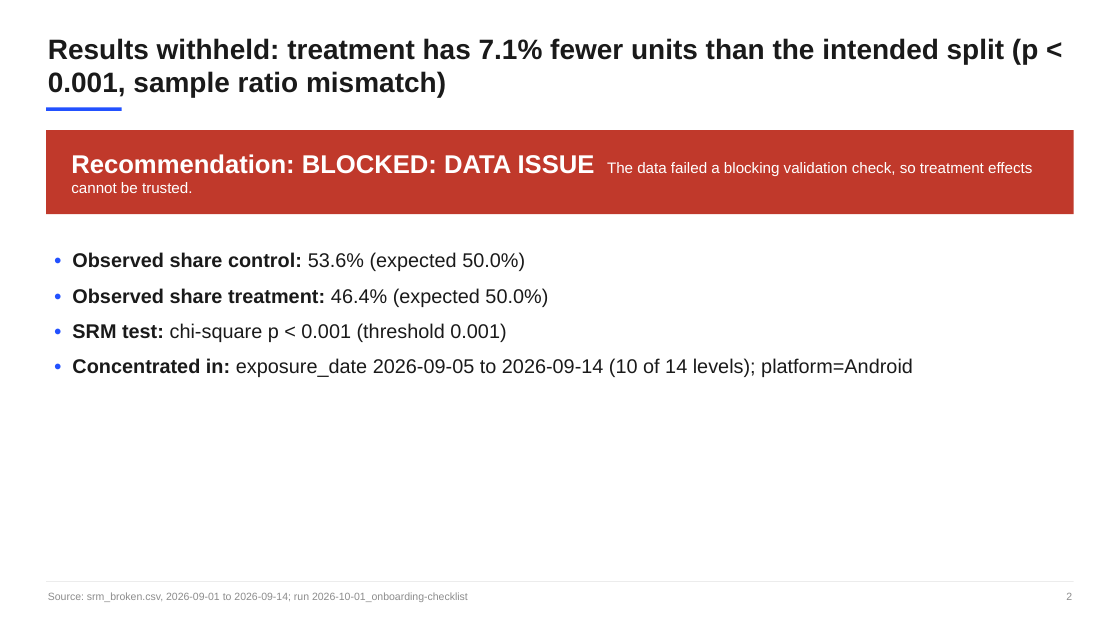
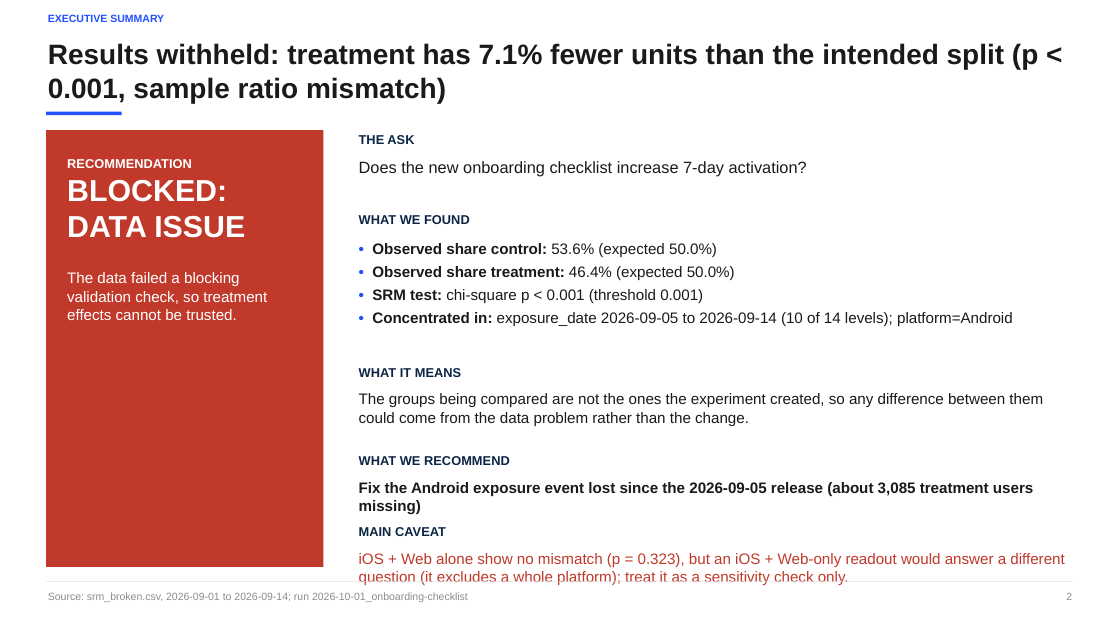
Before and after one commit to rohittiwari001/A-B-Testing-using-Claude-Code, a slide deck: slide 2 of runs/2026-10-01_onboarding-checklist/deck.pptx. Drawn at 1120x630 pixels with LibreOffice and Linux fonts; fonts in the diff are those of the drawing. Boxes give left, top, right and bottom in pixels: in the first picture for what was removed or moved away, otherwise in the second. Text is boxed around its words. In the diff, an @@ line names an element or a change of style, - is before the commit and + after.

```diff
--- a/runs/2026-10-01_onboarding-checklist/deck.pptx
+++ b/runs/2026-10-01_onboarding-checklist/deck.pptx
@@ text added at [48, 14, 164, 22], 9 pt, text #2251FF, bold @@
+EXECUTIVE SUMMARY
@@ text "Results withheld: treatment has 7.1% ...": place and size @@
-text "Results withheld: treatment has 7.1% ..." at [48, 38, 1038, 97]
+text "Results withheld: treatment has 7.1% ..." at [48, 43, 1038, 103]
@@ rectangle: place and size @@
-rectangle at [46, 108, 122, 111]
+rectangle at [46, 112, 122, 115]
@@ rectangle "RECOMMENDATION": place and size @@
-rectangle "RECOMMENDATION" at [46, 130, 1074, 214]
+rectangle "RECOMMENDATION" at [46, 130, 323, 567]
@@ rectangle "RECOMMENDATION" at [46, 130, 323, 567]: vertical alignment middle to top @@
@@ text added at [359, 135, 414, 144], 11 pt, text #0B2545, bold @@
+THE ASK
@@ text in rectangle at [67, 159, 267, 320]: text changed @@
-Recommendation: BLOCKED: DATA ISSUE The data failed a blocking validation check, so treatment effects cannot be trusted.
+RECOMMENDATION
+BLOCKED: DATA ISSUE
+The data failed a blocking validation check, so treatment effects cannot be trusted.
@@ text added at [359, 161, 807, 177], 14 pt, text #1A1A1A @@
+Does the new onboarding checklist increase 7-day activation?
@@ text "• Observed share control: 53.6% ...": place and size @@
-text "• Observed share control: 53.6% ..." at [72, 252, 913, 377]
+text "• Observed share control: 53.6% ..." at [372, 243, 1013, 326]
@@ text "• Observed share control: 53.6% ..." at [372, 243, 1013, 326]: size 17 to 13 pt; less space between paragraphs @@
@@ text added at [359, 215, 470, 224], 11 pt, text #0B2545, bold @@
+WHAT WE FOUND
@@ text added at [359, 368, 461, 377], 11 pt, text #0B2545, bold @@
+WHAT IT MEANS
@@ text added at [359, 393, 1043, 426], 13 pt, text #1A1A1A @@
+The groups being compared are not the ones the experiment created, so any difference between them could come from the data problem rather than the change.
@@ text added at [359, 456, 510, 465], 11 pt, text #0B2545, bold @@
+WHAT WE RECOMMEND
@@ text added at [359, 482, 1033, 514], 13 pt, text #1A1A1A, bold @@
+Fix the Android exposure event lost since the 2026-09-05 release (about 3,085 treatment users missing)
@@ text added at [359, 527, 446, 536], 11 pt, text #0B2545, bold @@
+MAIN CAVEAT
@@ text added at [359, 553, 1064, 585], 13 pt, text #C0392B @@
+iOS + Web alone show no mismatch (p = 0.323), but an iOS + Web-only readout would answer a different question (it excludes a whole platform); treat it as a sensitivity check only.
```
Also in this commit, not shown: 4 other slides changed, 5 slides added, 23 other files.
